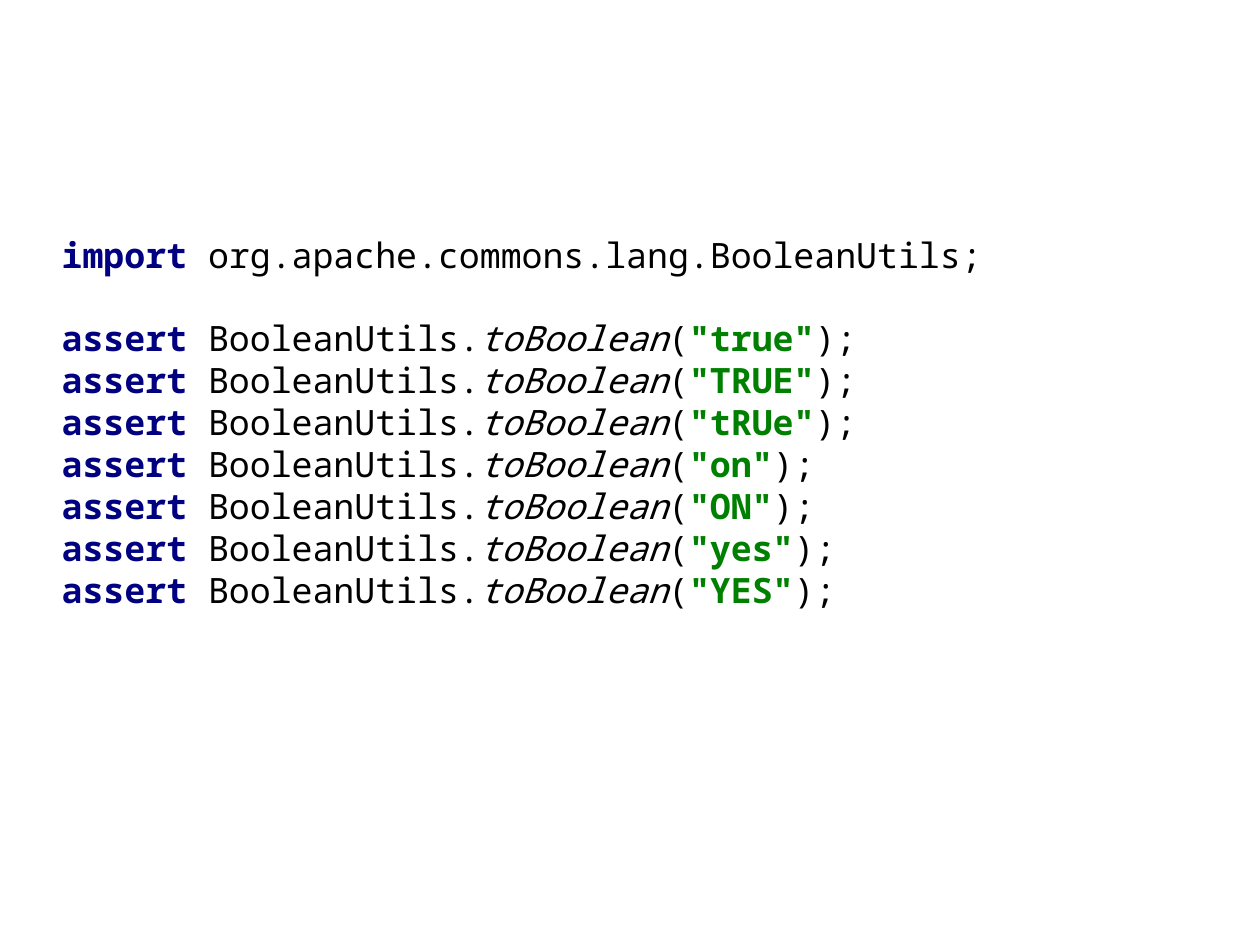
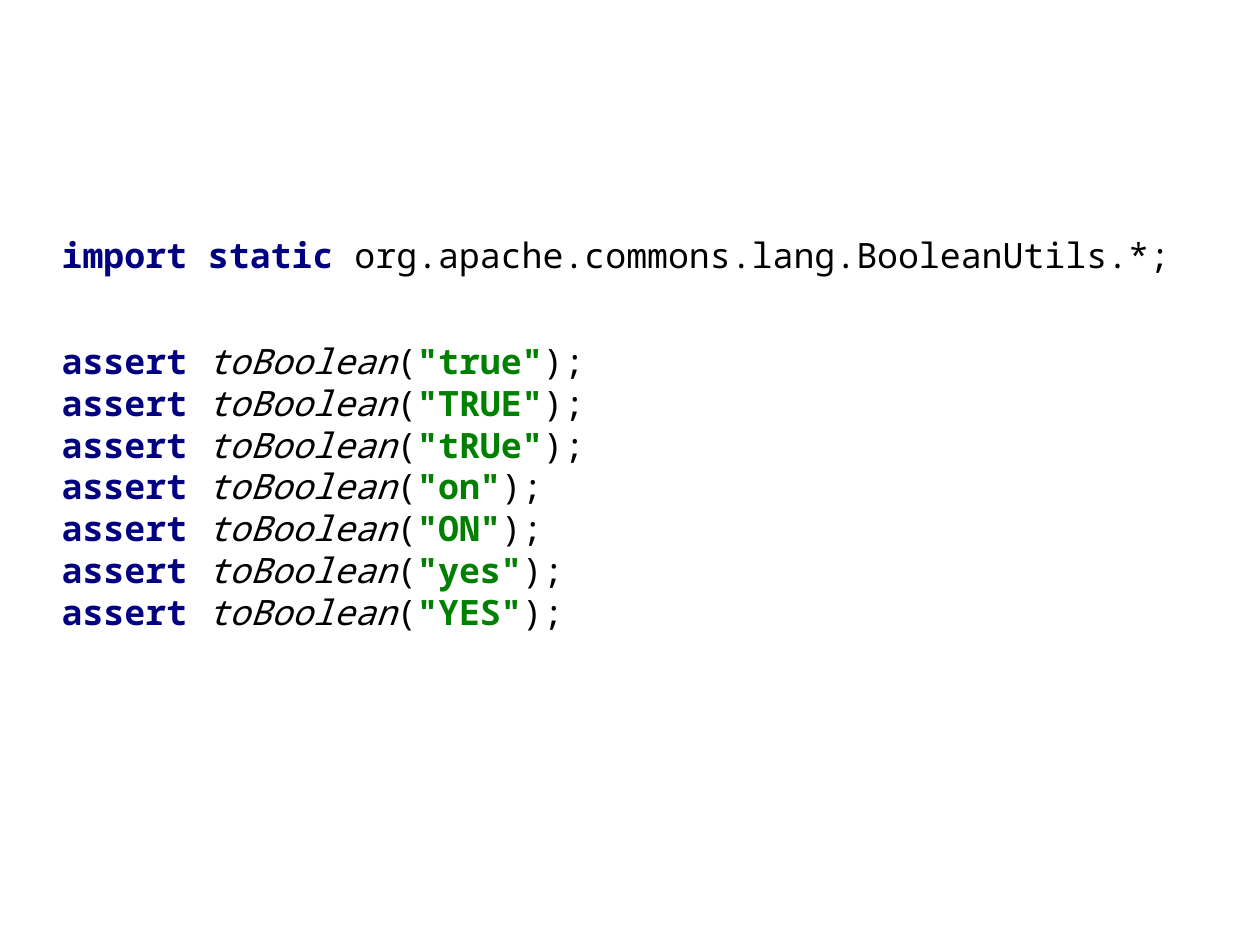
Before and after one commit to HamletDRC/presentations, a slide deck: slide 23 of javaboilerplatebusters/BoilerPlateBusters_33rdDegree.odp (slide 25 before the commit). Drawn at 1260x945 pixels with LibreOffice and Linux fonts; fonts in the diff are those of the drawing; background and template pictures are left out. Boxes give left, top, right and bottom in pixels: in the first picture for what was removed or moved away, otherwise in the second. Text is boxed around its words. In the diff, an @@ line names an element or a change of style, - is before the commit and + after.

```diff
--- a/javaboilerplatebusters/BoilerPlateBusters_33rdDegree.odp
+++ b/javaboilerplatebusters/BoilerPlateBusters_33rdDegree.odp
@@ subtitle at <box>62,241,1170,631</box>: text changed @@
-import org.apache.commons.lang.BooleanUtils;
-assert BooleanUtils.toBoolean("true");
-assert BooleanUtils.toBoolean("TRUE");
-assert BooleanUtils.toBoolean("tRUe");
-assert BooleanUtils.toBoolean("on");
-assert BooleanUtils.toBoolean("ON");
-assert BooleanUtils.toBoolean("yes");
-assert BooleanUtils.toBoolean("YES");
+import static org.apache.commons.lang.BooleanUtils.*;
+assert toBoolean("true");
+assert toBoolean("TRUE");
+assert toBoolean("tRUe");
+assert toBoolean("on");
+assert toBoolean("ON");
+assert toBoolean("yes");
+assert toBoolean("YES");
```
Also in this commit, not shown: 29 other slides changed, 1 slide added, 2 slides removed.
